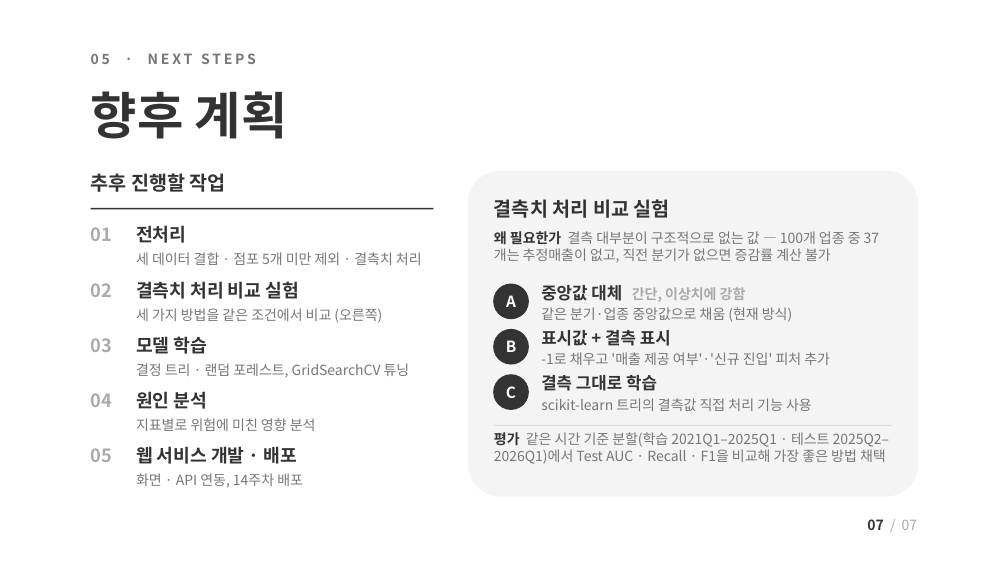
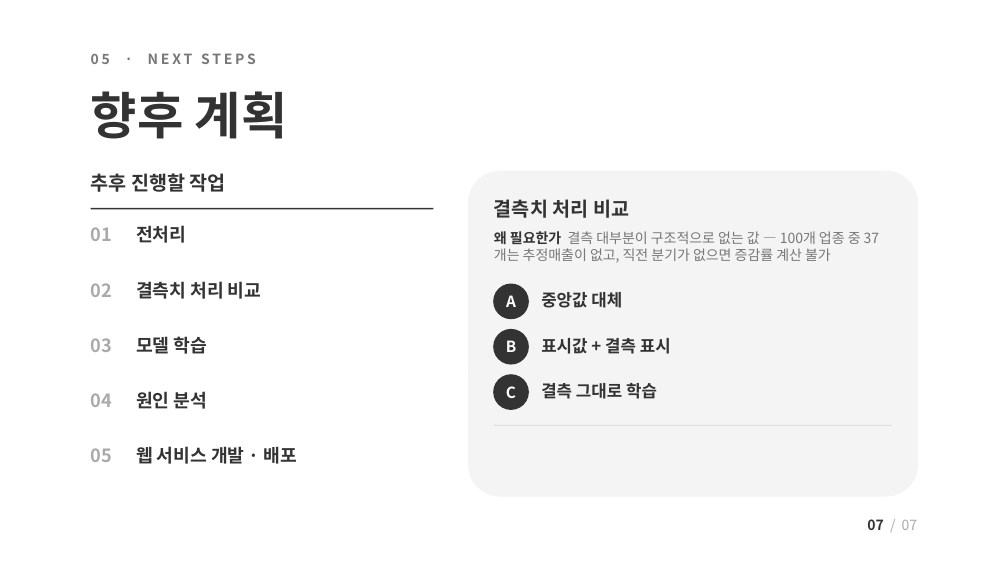
Before and after one commit to JungUihyun/biz-risk-predictor, a slide deck: slide 7 of docs/presentation/biz-risk-predictor_mid_public.pptx. Drawn at 1008x567 pixels with LibreOffice and Linux fonts; fonts in the diff are those of the drawing. Boxes give left, top, right and bottom in pixels: in the first picture for what was removed or moved away, otherwise in the second. Text is boxed around its words. In the diff, an @@ line names an element or a change of style, - is before the commit and + after.

```diff
--- a/docs/presentation/biz-risk-predictor_mid_public.pptx
+++ b/docs/presentation/biz-risk-predictor_mid_public.pptx
@@ text at (494, 199, 629, 218): text changed @@
-결측치 처리 비교 실험
+결측치 처리 비교
@@ text removed at (136, 252, 422, 265) @@
-세 데이터 결합 · 점포 5개 미만 제외 · 결측치 처리
@@ text at (136, 281, 261, 299): text changed @@
-결측치 처리 비교 실험
+결측치 처리 비교
@@ text at (541, 292, 622, 308): text changed; size 10 to 12 pt; text colour #AAAAAA to #333333 @@
-중앙값 대체 간단, 이상치에 강함
+중앙값 대체
@@ text removed at (136, 308, 382, 323) @@
-세 가지 방법을 같은 조건에서 비교 (오른쪽)
@@ text removed at (541, 307, 792, 322) @@
-같은 분기·업종 중앙값으로 채움 (현재 방식)
@@ text "표시값 + 결측 표시": place and size @@
-text "표시값 + 결측 표시" at (541, 330, 671, 346)
+text "표시값 + 결측 표시" at (541, 338, 671, 354)
@@ text removed at (541, 352, 830, 365) @@
--1로 채우고 '매출 제공 여부'·'신규 진입' 피처 추가
@@ text removed at (136, 363, 410, 378) @@
-결정 트리 · 랜덤 포레스트, GridSearchCV 튜닝
@@ text "결측 그대로 학습": place and size @@
-text "결측 그대로 학습" at (541, 375, 657, 391)
+text "결측 그대로 학습" at (541, 383, 657, 399)
@@ text removed at (136, 418, 316, 431) @@
-지표별로 위험에 미친 영향 분석
@@ text removed at (541, 398, 812, 411) @@
-scikit-learn 트리의 결측값 직접 처리 기능 사용
@@ text removed at (494, 432, 890, 464) @@
-평가 같은 시간 기준 분할(학습 2021Q1–2025Q1 · 테스트 2025Q2–2026Q1)에서 Test AUC · Recall · F1을 비교해 가장 좋은 방법 채택
@@ text removed at (136, 473, 303, 488) @@
-화면 · API 연동, 14주차 배포
```
Also in this commit, not shown: 2 other slides changed, 1 other file.
